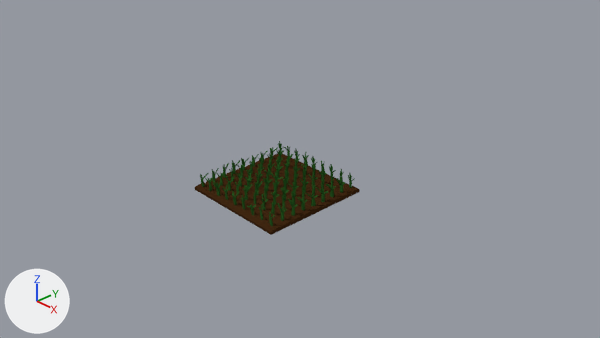
What one commit did to the Blender file Thicker Than Blood/Assets/GameScene/Models_General/MapModels/environment/farmland_1.blend.
One viewpoint serves both versions: the file's camera 'Camera'. Arrows for +X, +Y and +Z are at lower left; the lights stay in place.
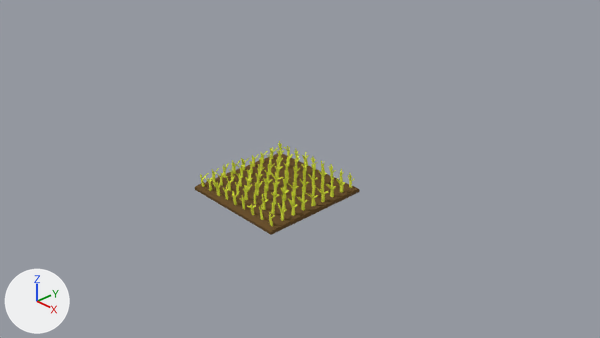
Location of each change, [x1, y1, x2, y2] in pixels of the pictures (600 x 338 px):
'Grid', recoloured
    both: [195, 141, 360, 235]

Edits to the bpy script that builds the scene:
```text
Change mat_ground:
    mat_ground.base_color: (0.0522, 0.0206, 0.00604) -> (0.142, 0.0812, 0.0292)  # brown #412712 -> brown #695030
Change mat_leaf:
    mat_leaf.base_color: (0.0207, 0.102, 0.0157) -> (0.757, 0.841, 0.0638)  # dark green #275a22 -> yellow #e2ec47
```
